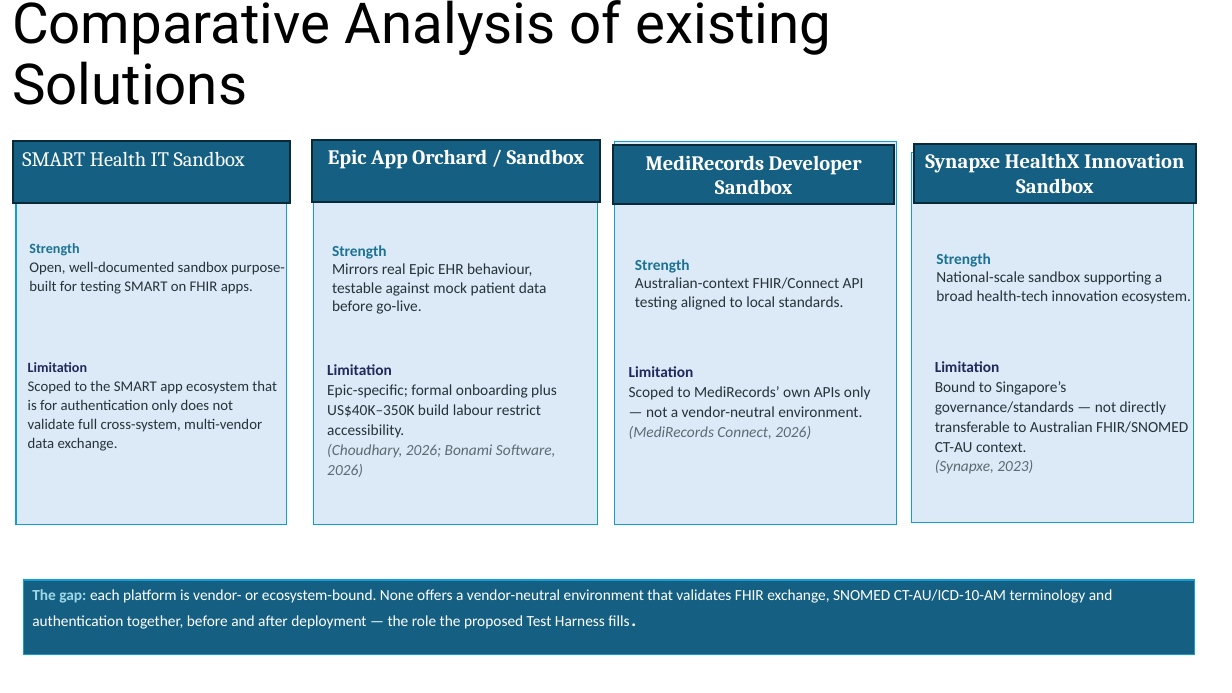
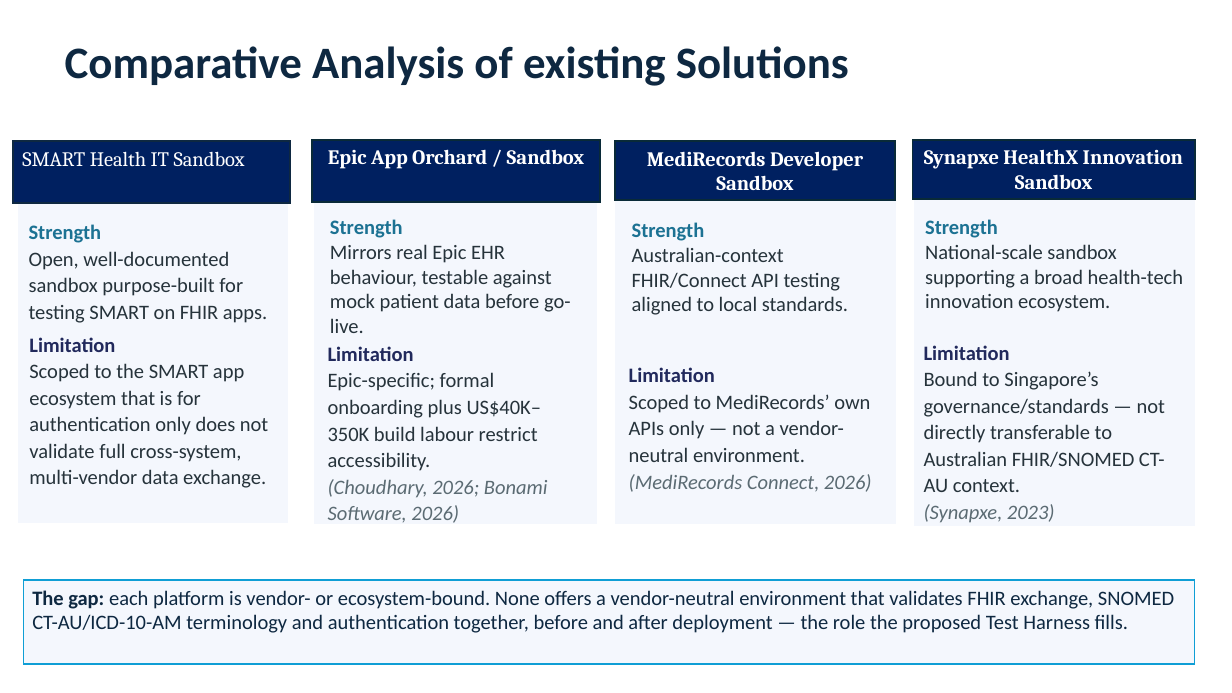
Before and after one commit to SkinnySeal17/HEAALTHCARE_SYSTEM, a slide deck: slide 10 of DOCUMENTS/Presentation_Assignment2.pptx (slide 2 before the commit). Drawn at 1232x693 pixels with LibreOffice and Linux fonts; fonts in the diff are those of the drawing. Boxes give left, top, right and bottom in pixels: in the first picture for what was removed or moved away, otherwise in the second. Text is boxed around its words. In the diff, an @@ line names an element or a change of style, - is before the commit and + after.

```diff
--- a/DOCUMENTS/Presentation_Assignment2.pptx
+++ b/DOCUMENTS/Presentation_Assignment2.pptx
@@ title "Comparative Analysis of existing Solutions": place and size @@
-title "Comparative Analysis of existing Solutions" at (12, 0, 831, 105)
+title "Comparative Analysis of existing Solutions" at (65, 46, 849, 86)
@@ title "Comparative Analysis of existing Solutions" at (65, 46, 849, 86): size 44 to 35 pt, font Roboto to Calibri, text colour #000000 to #0E2841, bold on @@
@@ rectangle "SMART Health IT Sandbox" at (13, 141, 289, 203): fill #156082 to #002060; outline #092A39 1.5 pt to #0E2841 1.5 pt @@
@@ rectangle "MediRecords Developer Sandbox": place and size @@
-rectangle "MediRecords Developer Sandbox" at (614, 145, 895, 204)
+rectangle "MediRecords Developer Sandbox" at (615, 141, 896, 201)
@@ fill #156082 to #002060 in 3 elements at (312, 140, 601, 201), (615, 141, 896, 201), (913, 140, 1195, 199) @@
@@ fill #DCEAF7 to #F4F7FD; outline #0F9ED5 1 pt to #FFFFFF 1 pt in 4 elements at (313, 140, 598, 525), (615, 141, 897, 525), (18, 153, 288, 524), (914, 156, 1196, 527) @@
@@ rectangle: place and size @@
-rectangle at (911, 152, 1193, 523)
+rectangle at (914, 156, 1196, 527)
@@ text "Strength Open, well-documented sandbox purpose-built ...": place and size @@
-text "Strength Open, well-documented sandbox purpose-built ..." at (29, 243, 285, 294)
+text "Strength Open, well-documented sandbox purpose-built ..." at (29, 224, 267, 323)
@@ text "Strength Open, well-documented sandbox purpose-built ..." at (29, 224, 267, 323): size 11 to 16 pt in "Strength"; size 11.5 to 16 pt in "Open, well-documented sandbox purpose-built for testing SMAR ..." @@
@@ text "Strength Mirrors real Epic EHR ...": place and size @@
-text "Strength Mirrors real Epic EHR ..." at (332, 245, 547, 314)
+text "Strength Mirrors real Epic EHR ..." at (330, 219, 571, 333)
@@ text "Strength Australian-context FHIR/Connect API testing ...": place and size @@
-text "Strength Australian-context FHIR/Connect API testing ..." at (635, 259, 864, 310)
+text "Strength Australian-context FHIR/Connect API testing ..." at (632, 222, 848, 315)
@@ text "Strength National-scale sandbox supporting a ...": place and size @@
-text "Strength National-scale sandbox supporting a ..." at (936, 253, 1191, 304)
+text "Strength National-scale sandbox supporting a ..." at (925, 219, 1184, 312)
@@ text "Limitation Scoped to the SMART ...": place and size @@
-text "Limitation Scoped to the SMART ..." at (28, 362, 277, 451)
+text "Limitation Scoped to the SMART ..." at (29, 337, 268, 488)
@@ text "Limitation Scoped to the SMART ..." at (29, 337, 268, 488): size 11 to 16 pt in "Limitation"; size 11.5 to 16 pt @@
@@ text "Limitation Epic-specific; formal onboarding plus ...": place and size @@
-text "Limitation Epic-specific; formal onboarding plus ..." at (327, 364, 557, 477)
+text "Limitation Epic-specific; formal onboarding plus ..." at (328, 346, 548, 523)
@@ size 12 to 16 pt in 6 elements at (330, 219, 571, 333), (632, 222, 848, 315), (925, 219, 1184, 312), (328, 346, 548, 523), (924, 345, 1165, 523), (629, 367, 872, 492) @@
@@ text "Limitation Bound to Singapore’s governance/standards ...": place and size @@
-text "Limitation Bound to Singapore’s governance/standards ..." at (935, 361, 1188, 474)
+text "Limitation Bound to Singapore’s governance/standards ..." at (924, 345, 1165, 523)
@@ rectangle "The gap: each platform is ...": place and size @@
-rectangle "The gap: each platform is ..." at (23, 580, 1194, 655)
+rectangle "The gap: each platform is ..." at (23, 580, 1194, 665)
@@ rectangle "The gap: each platform is ..." at (23, 580, 1194, 665): size 12 to 16 pt, text colour #FFFFFF to #0E2841; size 18 to 16 pt in "fills."; text colour #9FD8E8 to #0E2841 in "The gap:"; fill #156082 to #F4F7FD @@
```
Also in this commit, not shown: 3 other slides changed, 9 slides added.
